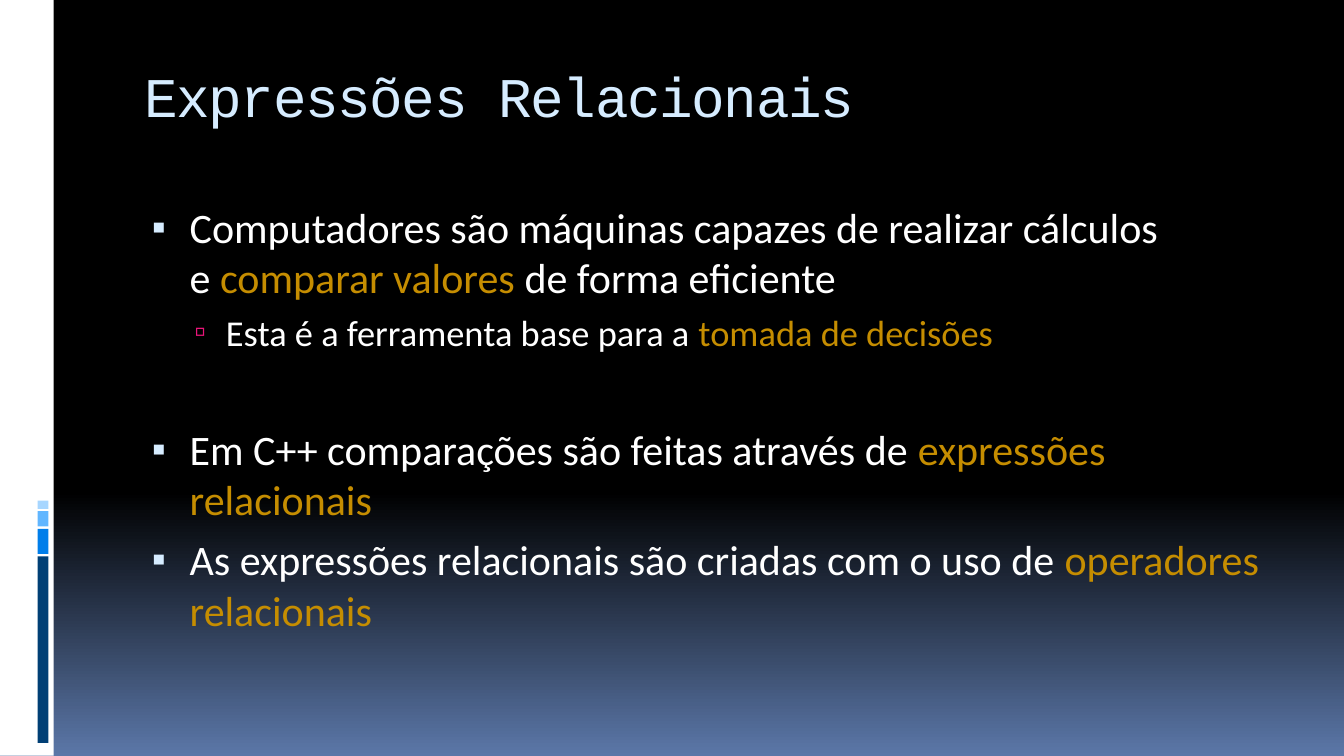
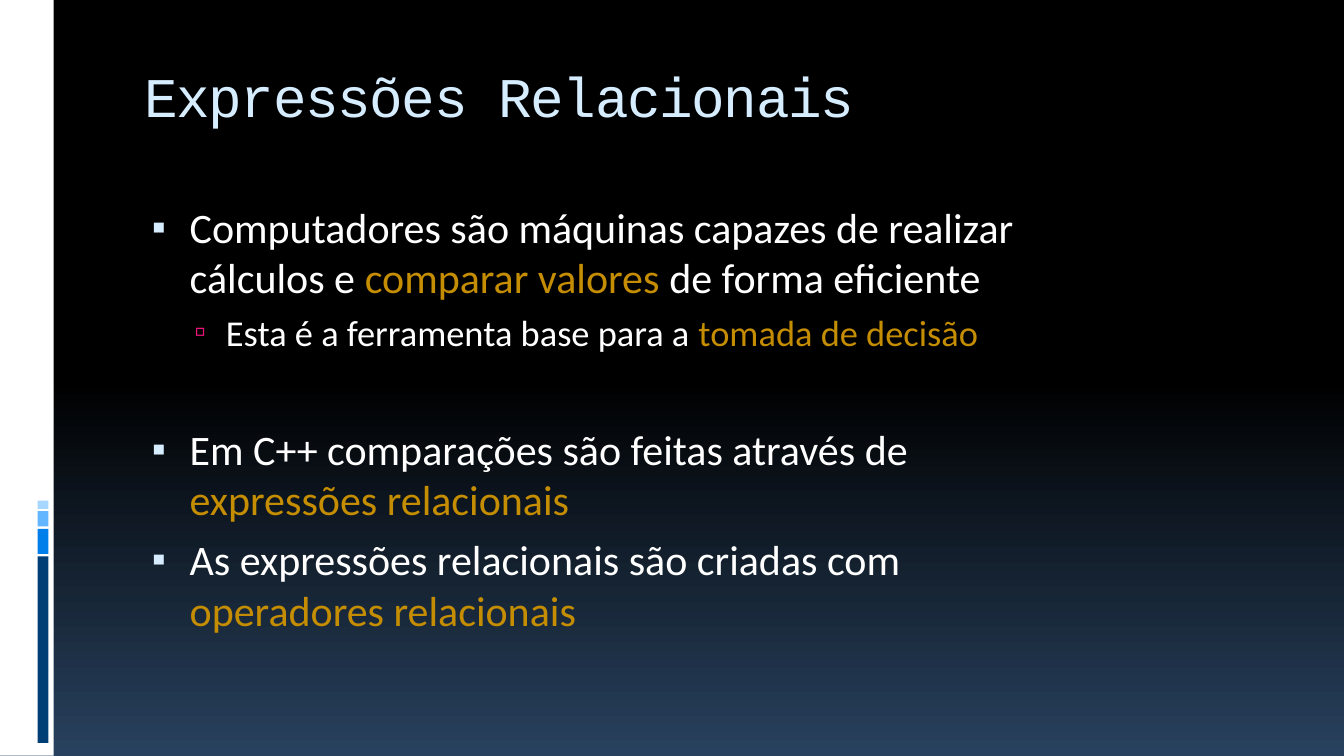
Before and after one commit to JudsonSS/ProgComp, a slide deck: slide 5 of Slides/18. Laços de Repetição While e Do-While.pptx. Drawn at 1344x756 pixels with LibreOffice and Linux fonts; fonts in the diff are those of the drawing. Boxes give left, top, right and bottom in pixels: in the first picture for what was removed or moved away, otherwise in the second. Text is boxed around its words. In the diff, an @@ line names an element or a change of style, - is before the commit and + after.

```diff
--- a/Slides/18. Laços de Repetição While e Do-While.pptx
+++ b/Slides/18. Laços de Repetição While e Do-While.pptx
@@ background gradient #000000 to #5B77A8 to gradient #000000 to #28415E @@
@@ text at (226,320,978,352): text changed @@
-  ▫ Esta é a ferramenta base para a tomada de decisões
+  ▫ Esta é a ferramenta base para a tomada de decisão
@@ text at (190,546,900,633): text changed @@
-▪ As expressões relacionais são criadas com o uso de operadores relacionais
+▪ As expressões relacionais são criadas com
+  operadores relacionais
```
Also in this commit, not shown: 31 other slides changed, 3 slides added, 2 slides removed, 7 other files.
